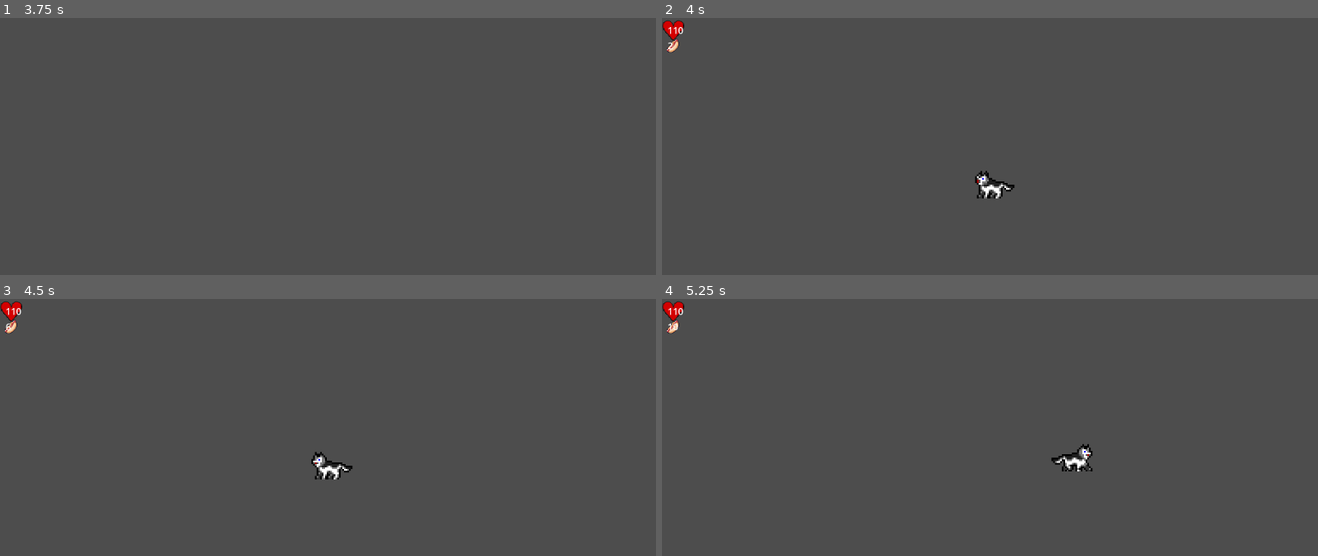
Above: before the commit, frames 1-4 (two rows, left to right).
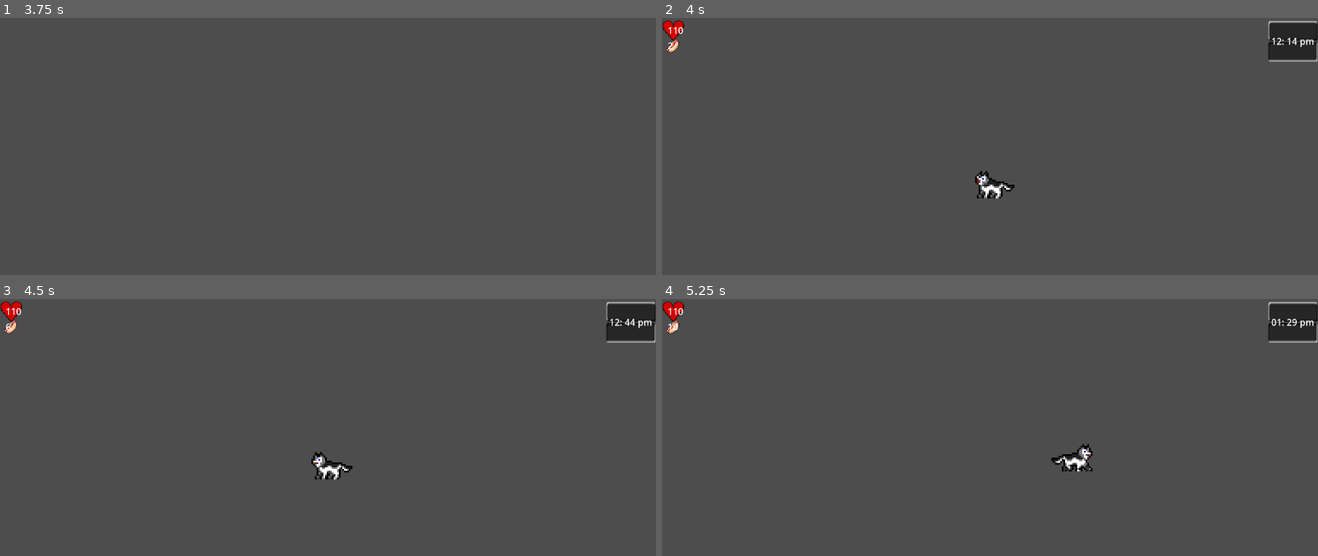
Above: after the commit, the same moments.

Repository: limbospoon/petgame
Game: Godot game, scene res://scenes/main.tscn
The game is run twice, just before and just after one commit, with the same random seed, the same clock (stepped at 60 frames per second) and the same inputs.
Inputs (mouse positions are in pixels of both pictures, inside the frame that each line leads up to):
- Up to frame 1 (3.75 s): click "Create Dog" at 0.5 s; click (354, 51) at 1.27 s; type "Alex" at 1.35 s; click "<" at 2 s; click ">" at 2.75 s; click "Create" at 3.5 s
- Up to frame 2 (4 s): no input
- Up to frame 3 (4.5 s): move the mouse to (472, 466) at 4.27 s; click (472, 466) at 4.42 s
- Up to frame 4 (5.25 s): move the mouse to (858, 502) at 5.02 s; click (858, 502) at 5.17 s

Frame 1 is identical in both runs. In frame 2, 1.1% of the frame differs, in the area x 92-100%, y 0-17%; in frame 3, 1.1%; in frame 4, 1.2%.

Commit message:
clock added to house scene

Diff:
--- a/assets/scripts/clock/clock_control.gd
+++ b/assets/scripts/clock/clock_control.gd
@@ -13,9 +13,14 @@
 	TWENTY_FOUR_HOUR,
 	TWELVE_HOUR
 }
+var clock_type:EClock_Type = EClock_Type.TWELVE_HOUR
 
-var clock_type:EClock_Type = EClock_Type.TWELVE_HOUR
-var is_morning: bool = true
+enum EDay_State{
+	AM,
+	PM
+}
+var day_state:EDay_State = EDay_State.AM
+var day_state_changed: bool = false
 
 # Called when the node enters the scene tree for the first time.
 func _ready():
@@ -48,22 +53,31 @@
 
 	tick_minutes()
 
-	if current_hour > 11:
-		is_morning = !is_morning
+	if current_hour > 11 and not day_state_changed:
+		change_day_state()
 
 	if current_hour > 12:
 		current_hour = 1
-
-
-	if not is_morning:
-		ampm_Label.text = "pm"
-	else:
-		ampm_Label.text = "am"
+		day_state_changed = false
 
 	update_labels()
 	await get_tree().create_timer(clock_speed).timeout
 	if current_hour < 100:
 		tick_clock_12()
+
+
+func change_day_state():
+	var current_day_state = day_state
+
+	if current_day_state == EDay_State.AM:
+		day_state = EDay_State.PM
+
+	elif current_day_state == EDay_State.PM:
+		day_state = EDay_State.AM
+
+	#convert current day state to string
+	ampm_Label.text = str(EDay_State.keys()[day_state]).to_lower()
+	day_state_changed = true
 
 func update_labels():
 
--- a/scenes/clock.tscn
+++ b/scenes/clock.tscn
@@ -54,7 +54,6 @@
 unique_name_in_owner = true
 visible = false
 layout_mode = 2
-text = "am"
 
 [node name="ClockControl" type="Node" parent="."]
 script = ExtResource("2_x72ra")
--- a/scenes/house_scene.tscn
+++ b/scenes/house_scene.tscn
@@ -6,6 +6,7 @@
 [ext_resource type="Script" path="res://assets/scripts/Utilities/game_manager.gd" id="1_rkgcv"]
 [ext_resource type="PackedScene" uid="uid://inob5xnb5h1k" path="res://scenes/health.tscn" id="3_2yeco"]
 [ext_resource type="PackedScene" uid="uid://ccicwe4w326b0" path="res://scenes/hunger.tscn" id="4_cp6sn"]
+[ext_resource type="PackedScene" uid="uid://dh13w8wgje4vy" path="res://scenes/clock.tscn" id="4_j0mjp"]
 [ext_resource type="Script" path="res://assets/scripts/house_scene/save_game.gd" id="8_mlvkw"]
 
 [node name="HouseScene" type="Node2D"]
@@ -25,6 +26,8 @@
 anchors_preset = 0
 offset_right = 100.0
 offset_bottom = 100.0
+
+[node name="Node2D" parent="UI" instance=ExtResource("4_j0mjp")]
 
 [node name="VBoxContainer" type="VBoxContainer" parent="UI"]
 layout_mode = 1
Not shown: 1 places in scenes/house_scene.tscn that only renumber resources
